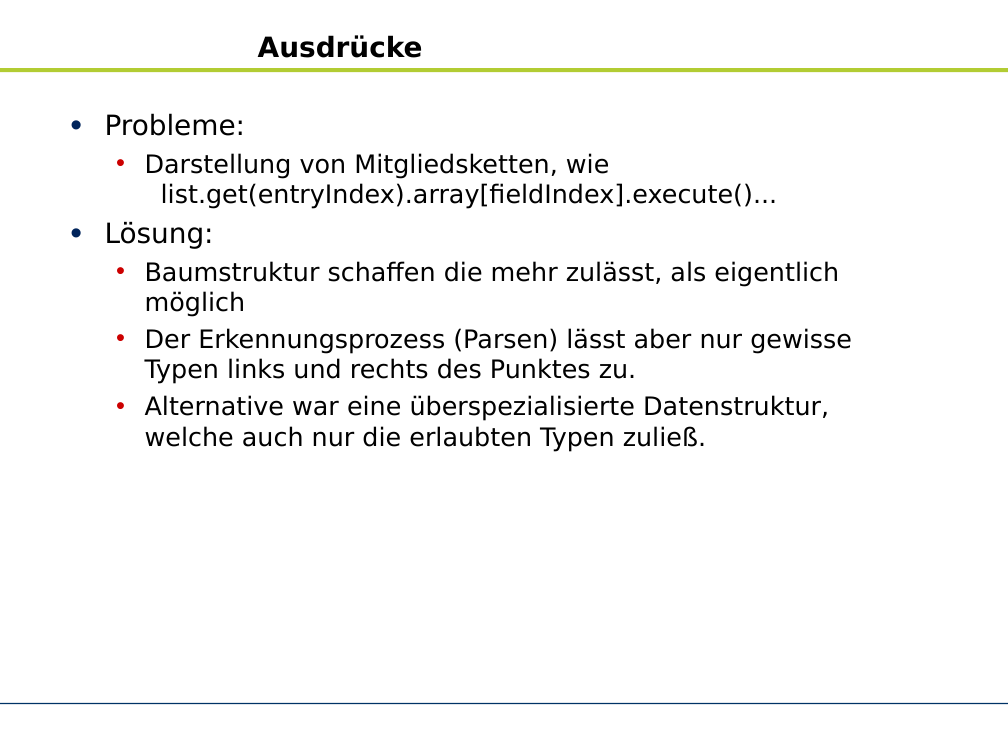
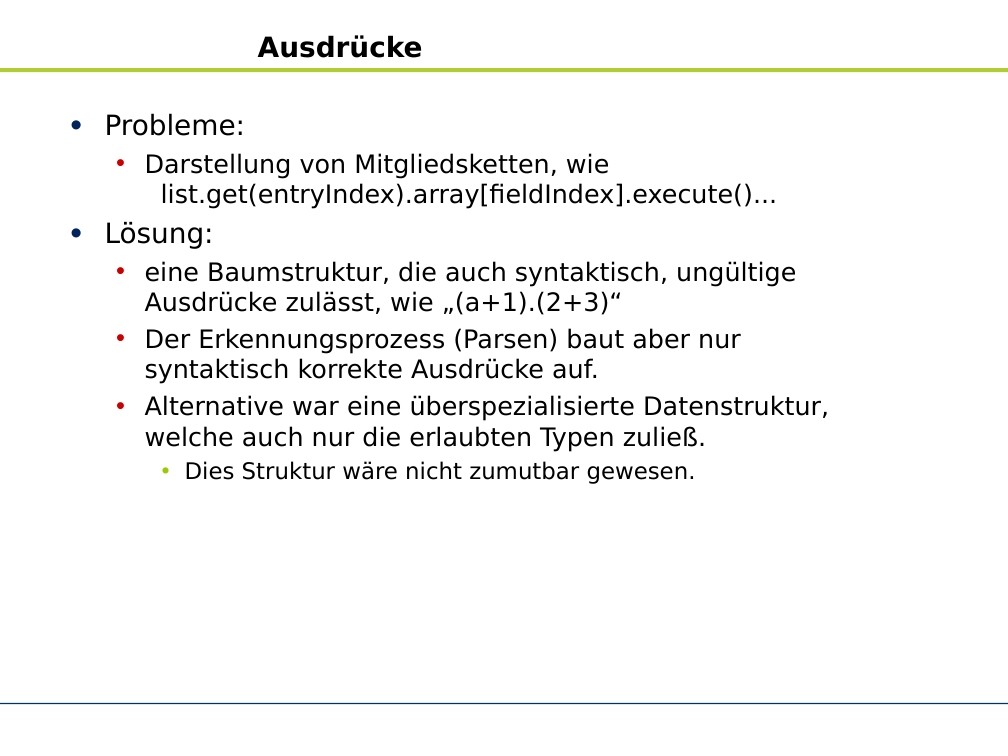
Before and after one commit to zhongxinhua/sose10-swp-uebersetzerbau, a slide deck: slide 4 of trunk/dokumentation/PraesiMarkus.odp. Drawn at 1008x756 pixels with LibreOffice and Linux fonts; fonts in the diff are those of the drawing; background and template pictures are left out. Boxes give left, top, right and bottom in pixels: in the first picture for what was removed or moved away, otherwise in the second. Text is boxed around its words. In the diff, an @@ line names an element or a change of style, - is before the commit and + after.

```diff
--- a/trunk/dokumentation/PraesiMarkus.odp
+++ b/trunk/dokumentation/PraesiMarkus.odp
@@ text at [145,261,796,384]: text changed @@
-  • Baumstruktur schaffen die mehr zulässt, als eigentlich möglich
-  • Der Erkennungsprozess (Parsen) lässt aber nur gewisse Typen links und rechts des Punktes zu.
+  • eine Baumstruktur, die auch syntaktisch, ungültige Ausdrücke zulässt, wie „(a+1).(2+3)“
+  • Der Erkennungsprozess (Parsen) baut aber nur syntaktisch korrekte Ausdrücke auf.
@@ text at [185,461,696,484]: paragraph added @@
+    • Dies Struktur wäre nicht zumutbar gewesen.
```
Also in this commit, not shown: 2 other slides changed, 3 slides added, 2 slides removed.
